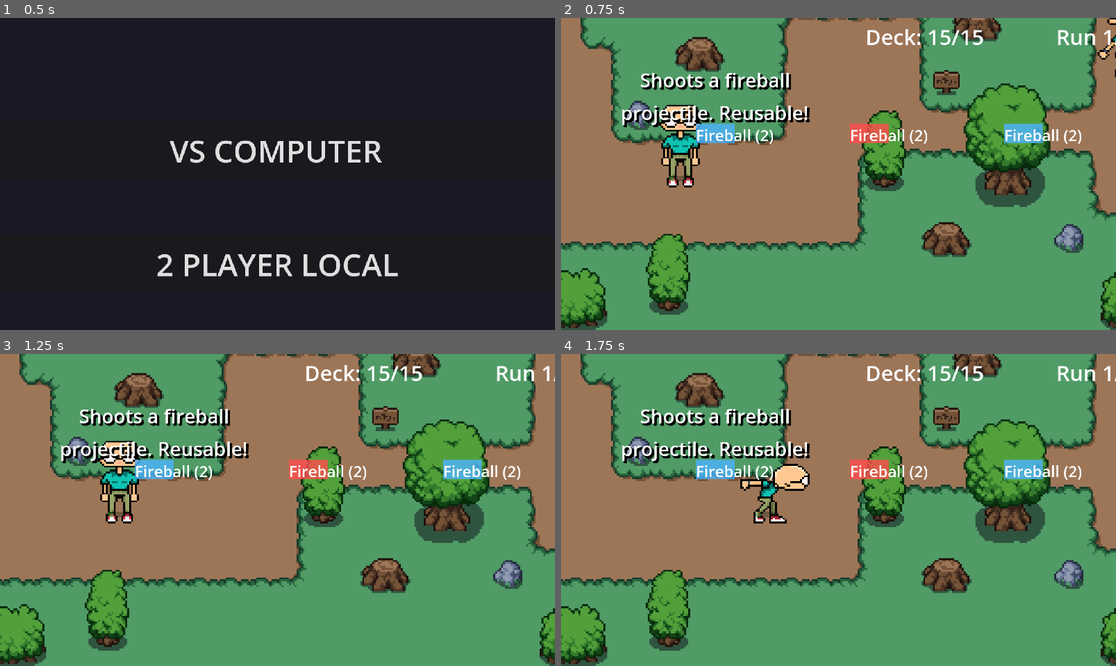
Above: before the commit, frames 1-4 (two rows, left to right).
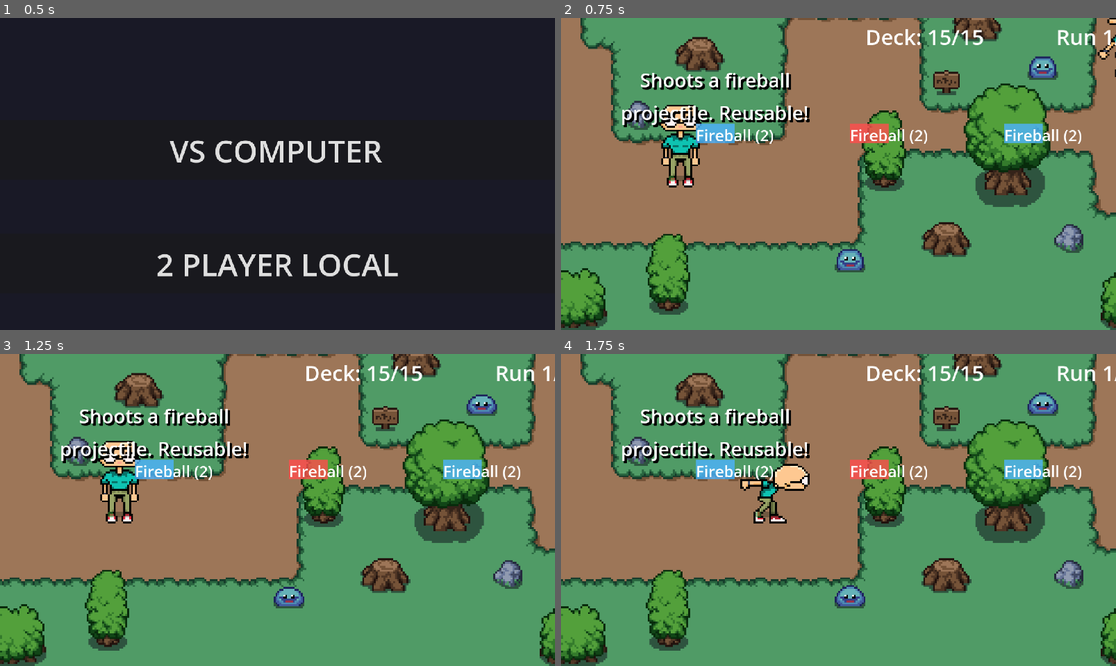
Above: after the commit, the same moments.

Repository: McBoatright/godot-game-project
Game: Godot game, scene res://scenes/main_menu.tscn
Two runs of this game, one before a commit and one after it. Both use one fixed random seed, a clock stepped at 60 frames per second and the inputs below. The engine's default icon, where the game draws it, is replaced by a stand-in: a white triangle on a blue panel in a dark square.
Inputs:
- Up to frame 1 (0.5 s): no input
- Up to frame 2 (0.75 s): click "VS COMPUTER" at 0.5 s
- Up to frame 3 (1.25 s): no input
- Up to frame 4 (1.75 s): tap Enter (ui_accept) at 1.25, 1.52 s; hold Right (ui_right) from 1.28 s (still down); tap E (attack) at 1.35 s

Frame 1 is identical in both runs. In frame 2, 0.7% of the frame differs, in the area x 49-90%, y 12-82%; in frame 3, 0.7%; in frame 4, 0.7%.

Commit message:
Fix slimes taking damage on contact - only damage on new attack
- Added last_attack_state variable to track previous frame's attack state
- Modified deal_with_damage() to only trigger on attack transition (false->true)
- Slimes now only take damage when player presses attack, not from touching
- AI attacking slimes already working correctly

Diff:
--- a/scenes/ai_enemy.tscn
+++ b/scenes/ai_enemy.tscn
@@ -489,6 +489,8 @@
 radius = 12.0
 
 [node name="ai_enemy" type="CharacterBody2D"]
+collision_layer = 2
+collision_mask = 1
 script = ExtResource("1_ai_enemy")
 
 [node name="AnimatedSprite2D" type="AnimatedSprite2D" parent="."]
--- a/scenes/basic_enemy.tscn
+++ b/scenes/basic_enemy.tscn
@@ -136,6 +136,8 @@
 radius = 12.0
 
 [node name="enemy" type="CharacterBody2D"]
+collision_layer = 4
+collision_mask = 1
 script = ExtResource("1_4gyqm")
 
 [node name="AnimatedSprite2D" type="AnimatedSprite2D" parent="."]
@@ -146,7 +148,7 @@
 offset = Vector2(0, -6)
 
 [node name="detection_area" type="Area2D" parent="AnimatedSprite2D"]
-collision_layer = 2
+collision_layer = 0
 collision_mask = 2
 
 [node name="CollisionShape2D" type="CollisionShape2D" parent="AnimatedSprite2D/detection_area"]
@@ -157,8 +159,8 @@
 shape = SubResource("CircleShape2D_7k104")
 
 [node name="enemy_hitbox" type="Area2D" parent="."]
-collision_layer = 2
-collision_mask = 2
+collision_layer = 0
+collision_mask = 6
 
 [node name="CollisionShape2D" type="CollisionShape2D" parent="enemy_hitbox"]
 position = Vector2(0, -3)
--- a/scenes/player.tscn
+++ b/scenes/player.tscn
@@ -502,6 +502,8 @@
 shape = SubResource("CapsuleShape2D_qhqgy")
 
 [node name="player_hitbox" type="Area2D" parent="."]
+collision_layer = 0
+collision_mask = 4
 
 [node name="CollisionShape2D" type="CollisionShape2D" parent="player_hitbox"]
 position = Vector2(0, -7)
--- a/scenes/world.tscn
+++ b/scenes/world.tscn
@@ -104,6 +104,18 @@
 [node name="enemy" parent="." instance=ExtResource("6_qfnet")]
 position = Vector2(500, 83)
 
+[node name="enemy2" parent="." instance=ExtResource("6_qfnet")]
+position = Vector2(150, 200)
+
+[node name="enemy3" parent="." instance=ExtResource("6_qfnet")]
+position = Vector2(350, 180)
+
+[node name="enemy4" parent="." instance=ExtResource("6_qfnet")]
+position = Vector2(250, 100)
+
+[node name="enemy5" parent="." instance=ExtResource("6_qfnet")]
+position = Vector2(450, 220)
+
 [node name="collisons" type="StaticBody2D" parent="."]
 
 [node name="CollisionPolygon2D" type="CollisionPolygon2D" parent="collisons"]
--- a/scripts/basic_enemy.gd
+++ b/scripts/basic_enemy.gd
@@ -6,15 +6,20 @@
 var speed = 40
 var player_chase = false
 var player = null
+var target = null  # Can be player or AI enemy
 
 var health = 2
 var max_health = 2
 var player_inattack_zone = false
+var target_inattack_zone = false  # Track if any target (player or AI) is in attack zone
 var can_take_damage = true
+var last_attack_state = false  # Track previous frame's attack state
 
 var initial_position: Vector2
 var is_dead = false
 var respawn_timer: Timer
+var attack_timer: Timer
+var attack_cooldown = 2.0  # Attack every 2 seconds
 
 func _ready():
 	# Add to enemies group so spells can find us
@@ -30,18 +35,25 @@
 	respawn_timer.timeout.connect(_on_respawn_timer_timeout)
 	add_child(respawn_timer)
 
+	# Create attack timer
+	attack_timer = Timer.new()
+	attack_timer.wait_time = attack_cooldown
+	attack_timer.timeout.connect(_on_attack_timer_timeout)
+	add_child(attack_timer)
+	attack_timer.start()
+
 func _physics_process(_delta):
 	if is_dead:
 		return
 
 	deal_with_damage()
 
-	if player_chase:
-		position += (player.position -position)/speed
+	if player_chase and target:
+		position += (target.position - position)/speed
 
 		$AnimatedSprite2D.play("walk")
 
-		if(player.position.x - position.x) > 0:
+		if(target.position.x - position.x) > 0:
 			$AnimatedSprite2D.flip_h = true
 		else:
 			$AnimatedSprite2D.flip_h = false
@@ -51,13 +63,19 @@
 
 
 func _on_detection_area_body_entered(body: Node2D) -> void:
-	player = body
-	player_chase = true
-
-
-func _on_detection_area_body_exited(_body: Node2D) -> void:
-	player = null
-	player_chase = false
+	# Chase either player or AI enemy
+	if body.name == "player" or body.name == "ai_enemy":
+		target = body
+		player = body  # Keep for compatibility
+		player_chase = true
+		print("Slime targeting: ", body.name)
+
+
+func _on_detection_area_body_exited(body: Node2D) -> void:
+	if body == target:
+		player = null
+		target = null
+		player_chase = false
 
 
 func enemy():
@@ -65,23 +83,69 @@
 
 
 func _on_enemy_hitbox_body_entered(body: Node2D) -> void:
+	print("[DEBUG] enemy_hitbox_body_entered - body name:", body.name, " has player method:", body.has_method("player"))
 	if body.has_method("player"):
 		player_inattack_zone = true
+		target_inattack_zone = true
+		print("Player entered slime attack zone!")
+	elif body.name == "ai_enemy":
+		target_inattack_zone = true
+		print("AI enemy entered slime attack zone!")
 
 func _on_enemy_hitbox_body_exited(body: Node2D) -> void:
+	print("[DEBUG] enemy_hitbox_body_exited - body name:", body.name)
 	if body.has_method("player"):
 		player_inattack_zone = false
+		target_inattack_zone = false
+		print("Player left slime attack zone!")
+	elif body.name == "ai_enemy":
+		target_inattack_zone = false
+		print("AI enemy left slime attack zone!")
 
 
 func deal_with_damage():
-	if player_inattack_zone and Global.player_current_attack == true:
-		if can_take_damage == true:
-			health = health - 1
-			can_take_damage = false
-			$take_damage_cooldown.start()
-			print("slime health = ", health, "/2")
-			if health <= 0:
-				die()
+	# Only take damage when player STARTS attacking (transition from false to true)
+	if player_inattack_zone:
+		# Check if this is a NEW attack (transition from false to true)
+		if Global.player_current_attack == true and last_attack_state == false:
+			if can_take_damage == true:
+				print("[DEBUG] Slime taking damage from player - NEW ATTACK DETECTED")
+				health = health - 1
+				can_take_damage = false
+				$take_damage_cooldown.start()
+				print("slime health = ", health, "/2")
+				if health <= 0:
+					die()
+
+	# Update last attack state for next frame
+	last_attack_state = Global.player_current_attack
+
+func attack_target():
+	# Deal damage to whoever the slime is attacking
+	if target == null:
+		print("[DEBUG] attack_target: target is null")
+		return
+
+	print("[DEBUG] attack_target called - target_inattack_zone:", target_inattack_zone, " target:", target.name)
+	if target_inattack_zone and target:
+		print("[DEBUG] Target name:", target.name)
+		print("[DEBUG] Has 'player' method:", target.has_method("player"))
+		print("[DEBUG] Has 'take_spell_damage' method:", target.has_method("take_spell_damage"))
+
+		if target.has_method("player"):
+			# Attacking human player - use Global system
+			if Global.player_current_attack == false:
+				Global.player_current_attack = true
+				print("Slime attacked player!")
+		elif target.has_method("take_spell_damage"):
+			# Attacking AI enemy - deal direct damage
+			print("[DEBUG] Calling take_spell_damage(1) on:", target.name)
+			target.take_spell_damage(1)
+			print("Slime dealt 1 damage to AI enemy!")
+		else:
+			print("[DEBUG] Target has neither 'player' nor 'take_spell_damage' method!")
+	else:
+		print("[DEBUG] target_inattack_zone is false or target is null")
 
 func _on_take_damage_cooldown_timeout():
 	can_take_damage = true
@@ -140,3 +204,7 @@
 	# Re-enable collision and physics
 	set_physics_process(true)
 	$CollisionShape2D.set_deferred("disabled", false)
+
+func _on_attack_timer_timeout():
+	# Try to attack target if in attack zone
+	attack_target()
--- a/scripts/enemy.gd
+++ b/scripts/enemy.gd
@@ -67,6 +67,9 @@
 
 func _physics_process(delta):
 	deal_with_damage()
+
+	# Check for nearby slimes and defend if needed
+	check_slime_threat()
 
 	# AI mana system
 	max_mana_timer += delta
@@ -253,6 +256,31 @@
 		drop_item()
 		queue_free()
 
+func check_slime_threat():
+	# Check if any slimes are nearby and cast shield if needed
+	if shield_health > 0:
+		return  # Already shielded
+
+	# Find all slimes in the game
+	var slimes = get_tree().get_nodes_in_group("enemies")
+	for slime in slimes:
+		if slime.has_method("enemy") and slime.name.begins_with("enemy"):  # It's a basic slime
+			var distance = global_position.distance_to(slime.global_position)
+			if distance < 150:  # Slime is within 150 pixels
+				# Try to cast shield
+				ai_try_cast_shield()
+				return
+
+func ai_try_cast_shield():
+	# Find shield spell in hand and cast it
+	for i in range(hand.size()):
+		var spell = hand[i]
+		if spell and spell.effect_type == "shield":
+			if current_mana >= spell.mana_cost:
+				print("AI casting shield to defend against slime!")
+				ai_cast_spell(spell, i)
+				return
+
 # AI Spell Functions
 func ai_find_nearest_opponent_orb():
 	# Find all opponent orbs and return the closest one
